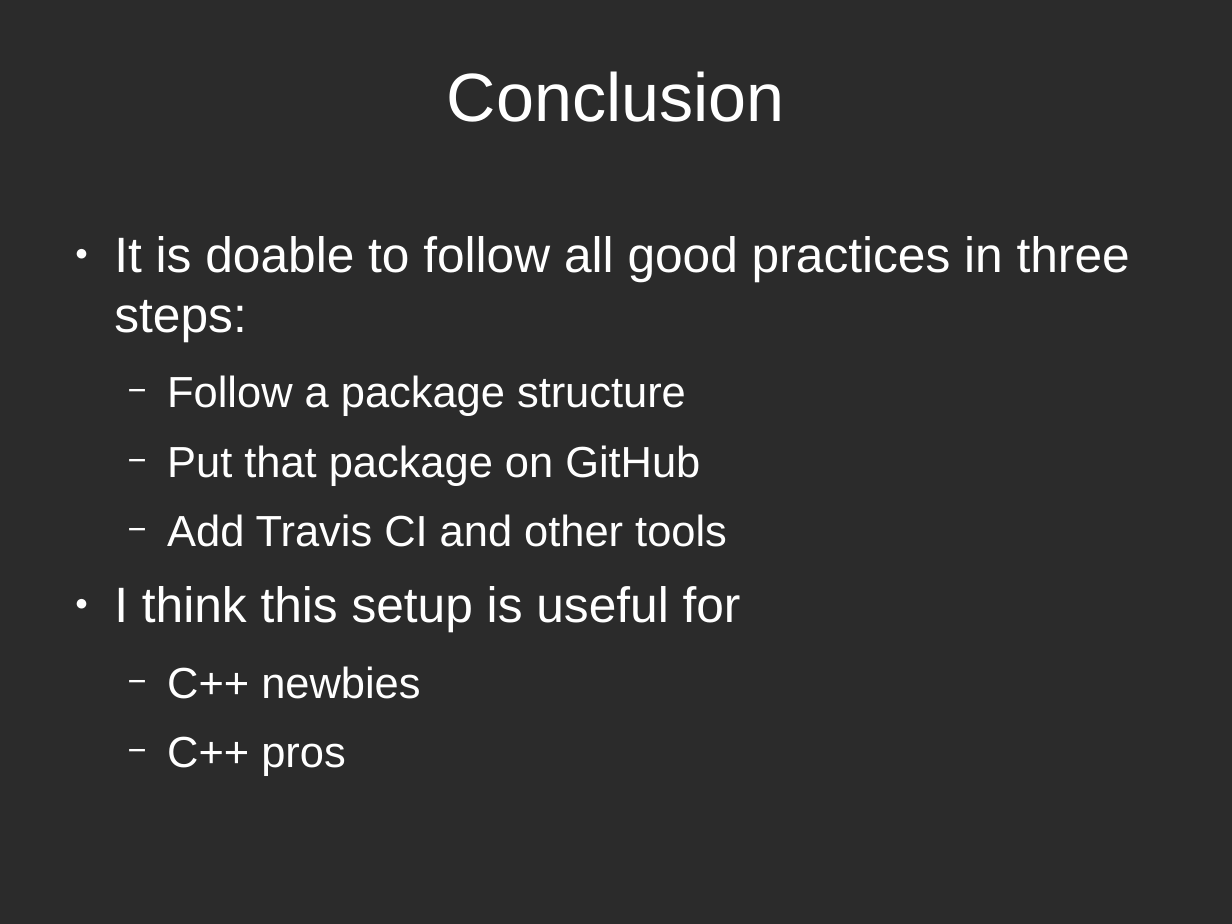
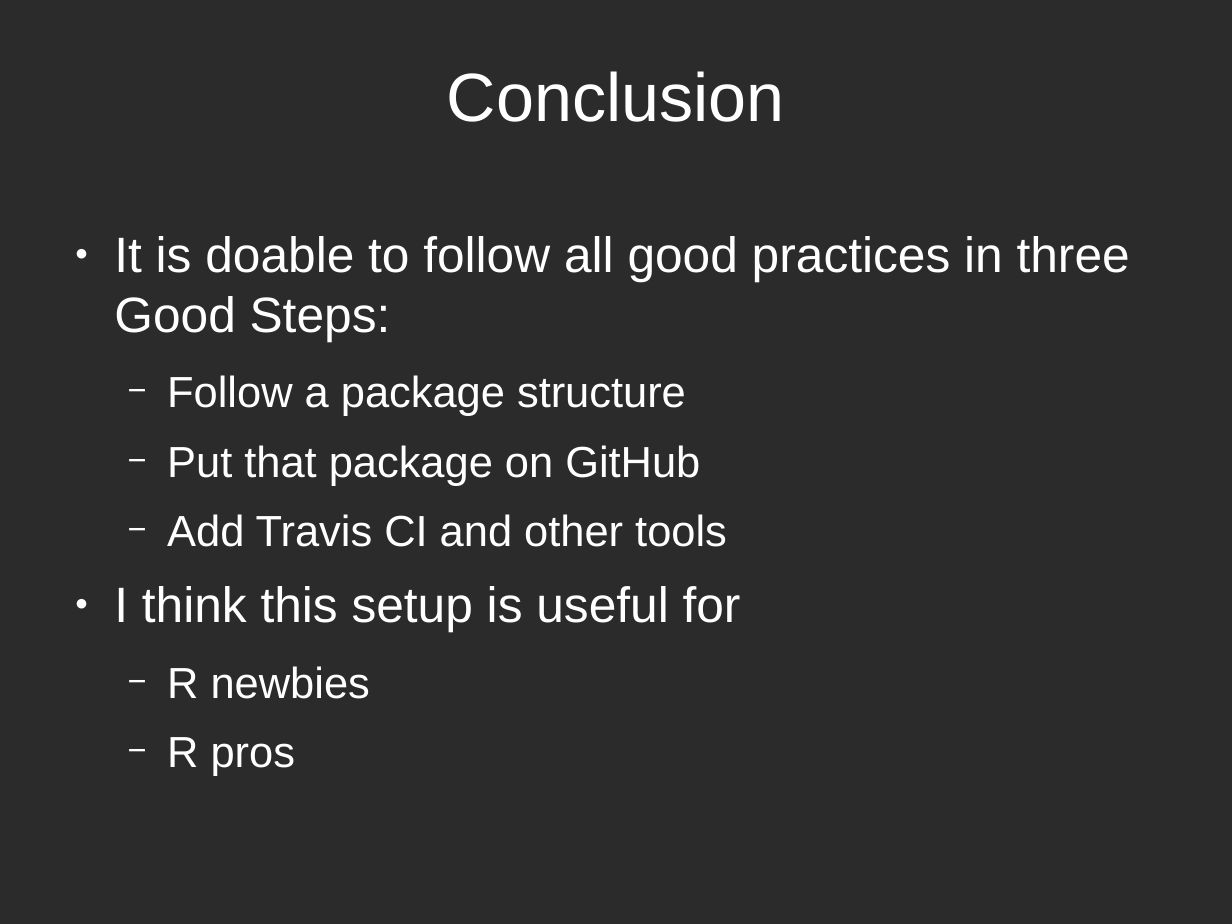
Before and after one commit to richelbilderbeek/PresentationsAboutR, a slide deck: slide 31 of ProfessionalRdevelopment/ProfessionalRDevelopment.odp (slide 30 before the commit). Drawn at 1232x924 pixels with LibreOffice and Linux fonts; fonts in the diff are those of the drawing; background and template pictures are left out; a plain dark background stands for a picture behind light text. Boxes give left, top, right and bottom in pixels: in the first picture for what was removed or moved away, otherwise in the second. Text is boxed around its words. In the diff, an @@ line names an element or a change of style, - is before the commit and + after.

```diff
--- a/ProfessionalRdevelopment/ProfessionalRDevelopment.odp
+++ b/ProfessionalRdevelopment/ProfessionalRDevelopment.odp
@@ text at (114, 236, 1130, 341): text changed @@
-● It is doable to follow all good practices in three steps:
+● It is doable to follow all good practices in three Good Steps:
@@ text at (167, 666, 370, 776): text changed @@
-  − C++ newbies
-  − C++ pros
+  − R newbies
+  − R pros
```
Also in this commit, not shown: 3 other slides changed, 2 slides added, 1 slide removed, 4 other files.
